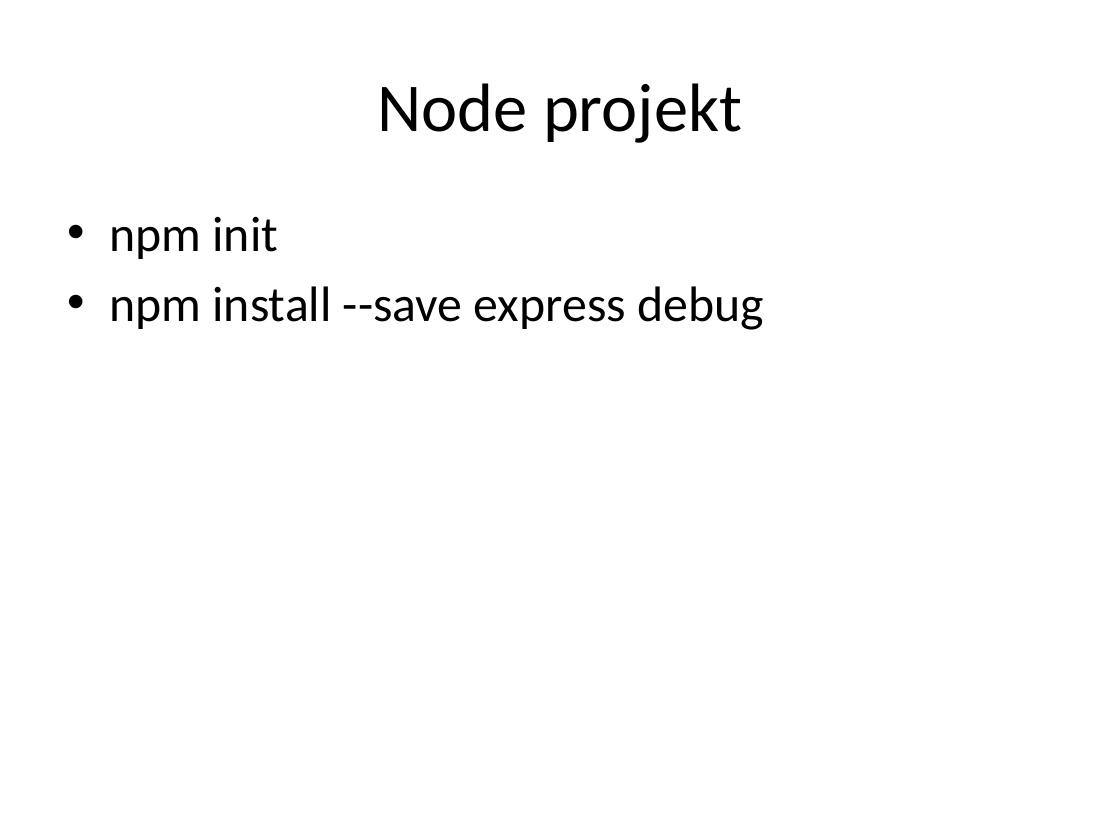
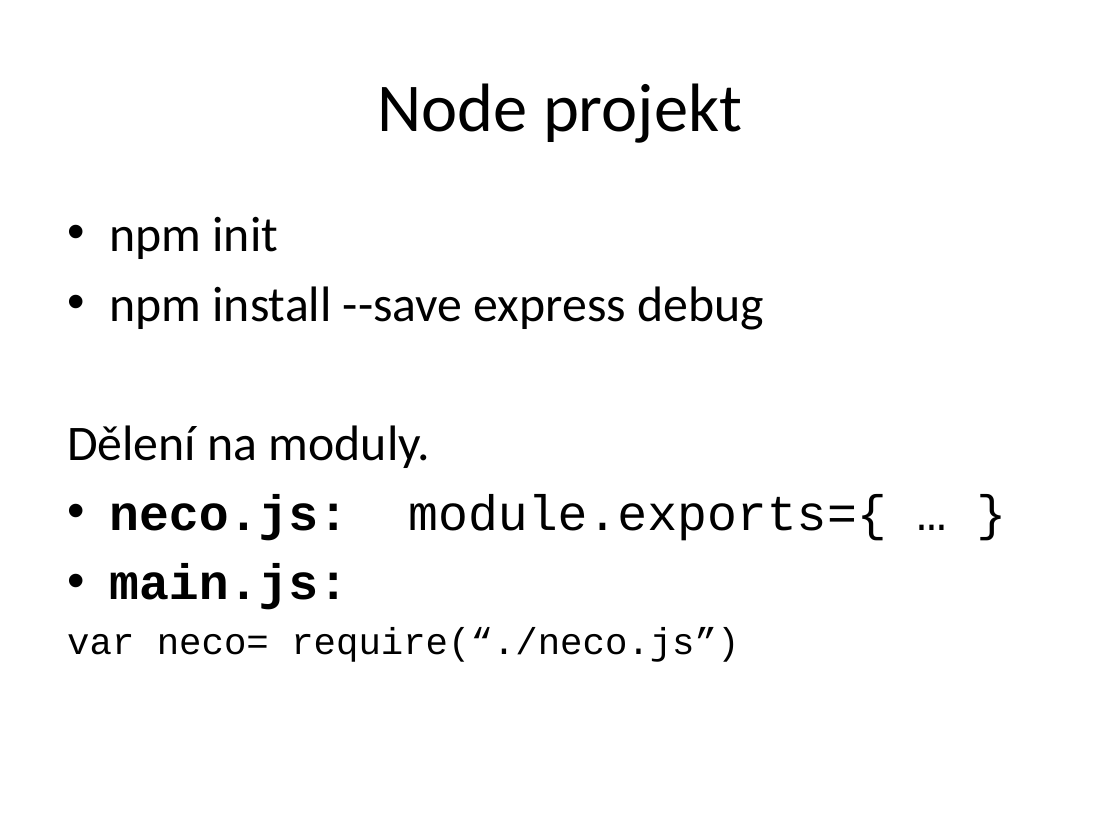
Before and after one commit to etnetera-activate/node-minicourse, a slide deck: slide 14 of node-uvod.pptx (slide 13 before the commit). Drawn at 1120x840 pixels with LibreOffice and Linux fonts; fonts in the diff are those of the drawing; background and template pictures are left out. Boxes give left, top, right and bottom in pixels: in the first picture for what was removed or moved away, otherwise in the second. Text is boxed around its words. In the diff, an @@ line names an element or a change of style, - is before the commit and + after.

```diff
--- a/node-uvod.pptx
+++ b/node-uvod.pptx
@@ text at <box>67,425,887,662</box>: paragraphs added @@
+Dělení na moduly.
+• neco.js: module.exports={ … }
+• main.js:
+var neco= require(“./neco.js”)
```
Also in this commit, not shown: 7 other slides changed, 3 slides added, 1 slide removed, 7 other files.
